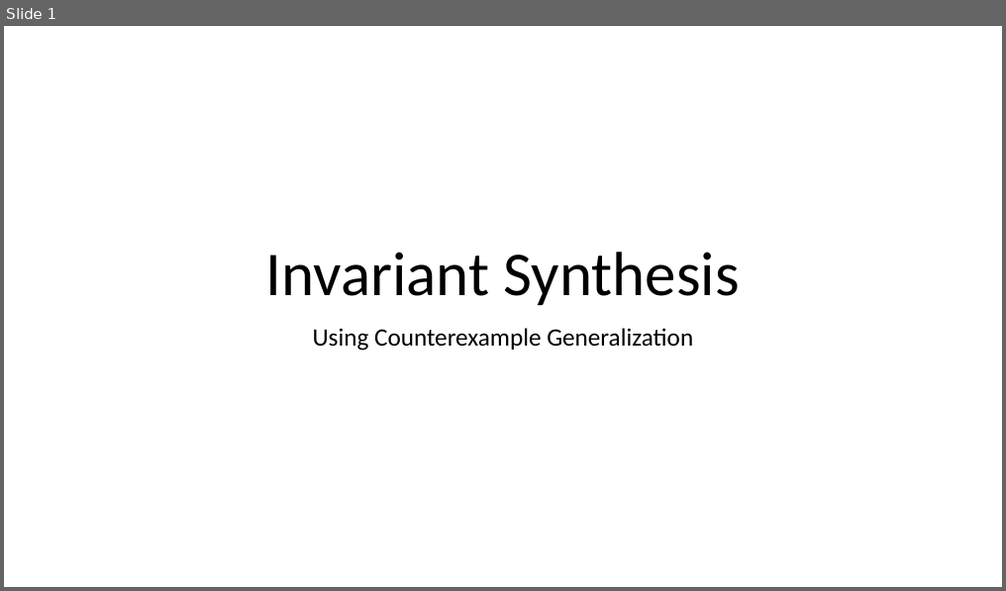
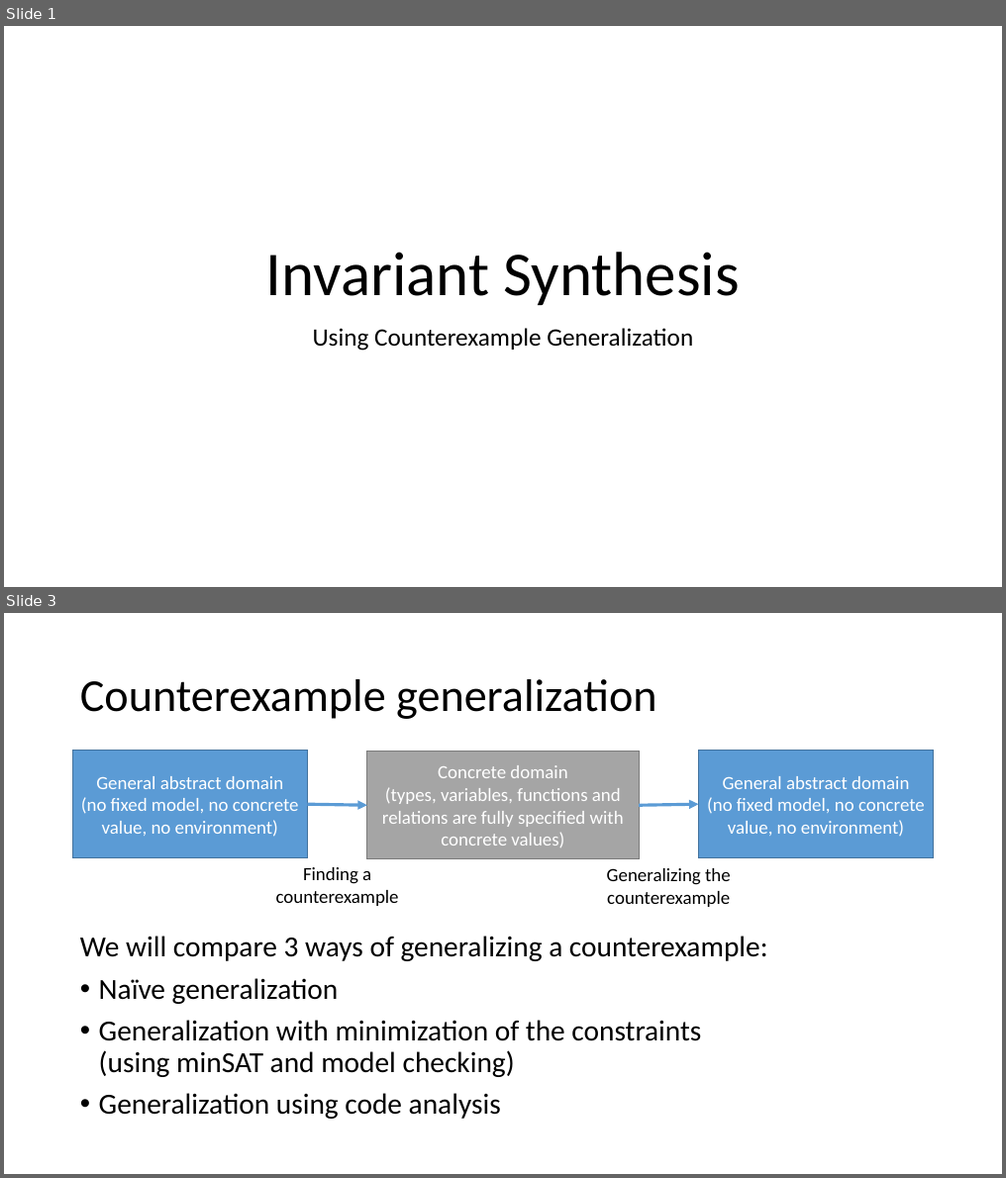
Before and after one commit to tjhance/ivy-research, a slide deck: invariant_synthesis/Invariant Synthesis.pptx. Shown one above the other, each under a label of ours: slide 1 before the commit, slides 1 and 3 after it; the slides between them are not shown. The pictures are 1006x591 and 1006x1178 pixels, drawn with LibreOffice and Linux fonts; fonts in the diff are those of the drawing. Boxes give left, top, right and bottom in pixels: in the first picture for what was removed or moved away, otherwise in the second. Text is boxed around its words. In the diff, an @@ line names an element or a change of style, - is before the commit and + after.

Commit message:
presentation

```diff
--- a/invariant_synthesis/Invariant Synthesis.pptx
+++ b/invariant_synthesis/Invariant Synthesis.pptx
@@ slide 3 added at [4,613,1002,1174], background #FFFFFF @@
@@ title added at [80,679,657,719], 44 pt, text #000000 @@
+Counterexample generalization
@@ rectangle added at [73,751,308,859], fill #5B9BD5, outline #43739E 1 pt, 18 pt, text #FFFFFF @@
+General abstract domain
+(no fixed model, no concrete value, no environment)
@@ rectangle added at [367,752,639,860], fill #A5A5A5, outline #7A7A7A 1 pt, 18 pt, text #FFFFFF @@
+Concrete domain
+(types, variables, functions and relations are fully specified with concrete values)
@@ rectangle added at [699,751,934,859], fill #5B9BD5, outline #43739E 1 pt, 18 pt, text #FFFFFF @@
+General abstract domain
+(no fixed model, no concrete value, no environment)
@@ arrow added from (307, 805) to (367, 805), #5B9BD5 3 pt @@
@@ arrow added from (639, 805) to (699, 805), #5B9BD5 3 pt @@
@@ text added at [276,867,399,906], 18 pt, text #000000 @@
+Finding a counterexample
@@ text added at [607,868,731,907], 18 pt, text #000000 @@
+Generalizing the counterexample
@@ text added at [80,936,768,1119], 28 pt, text #000000 @@
+We will compare 3 ways of generalizing a counterexample:
+• Naïve generalization
+• Generalization with minimization of the constraints
+  (using minSAT and model checking)
+• Generalization using code analysis
```
Also in this commit, not shown: 1 slide changed, 2 other slides added, 2 slides removed.
